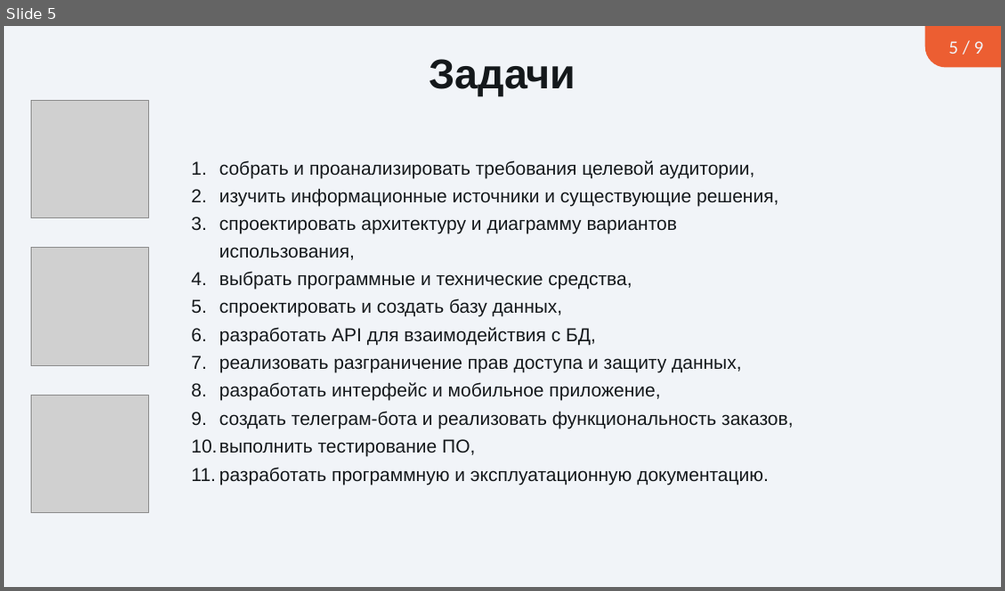
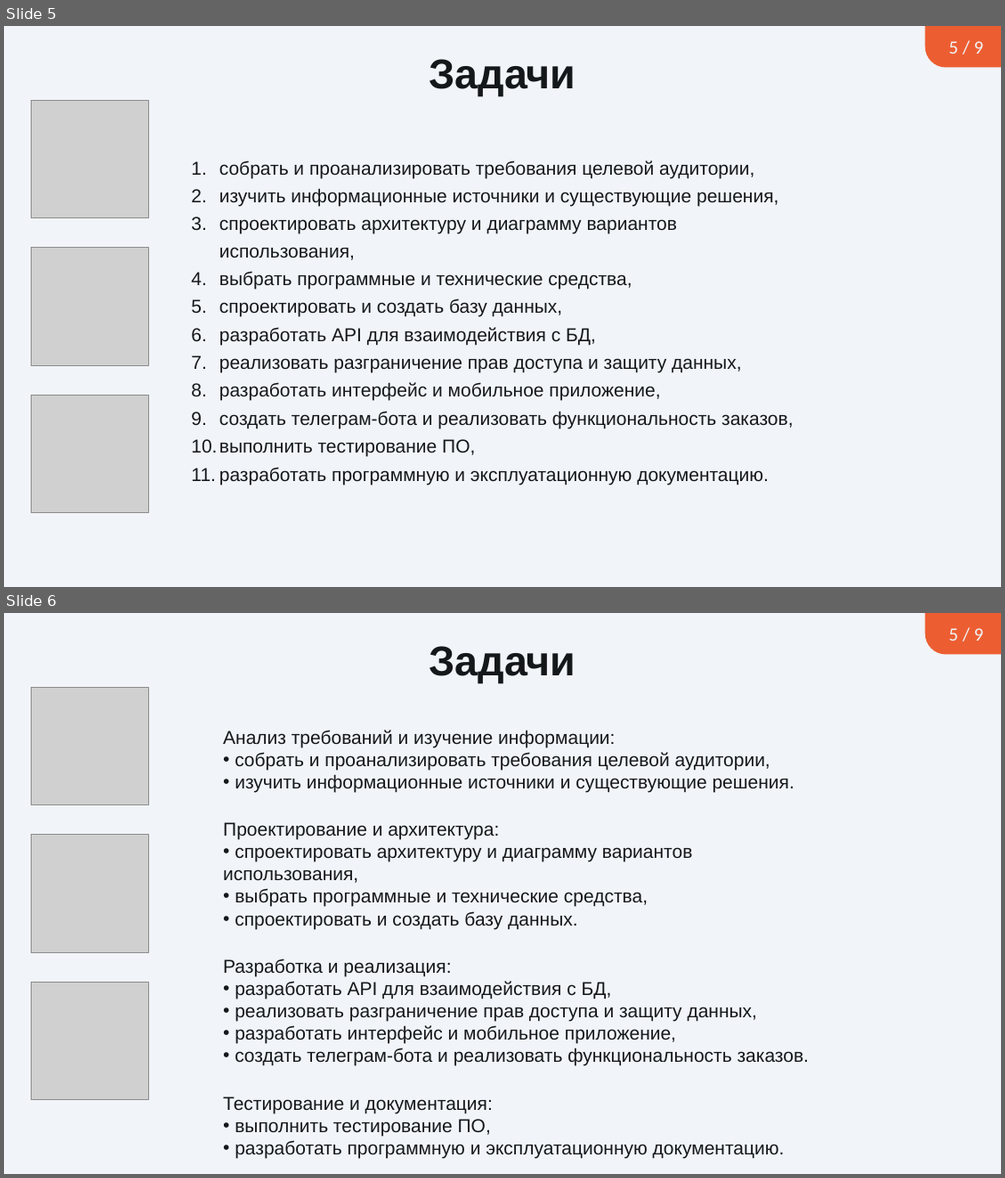
Before and after one commit to SullenPomorProject/CourseProject, a slide deck: КП Презентация Абрамов.pptx. Shown one above the other, each under a label of ours: slide 5 before the commit, slides 5 and 6 after it. The pictures are 1005x591 and 1005x1178 pixels, drawn with LibreOffice and Linux fonts; fonts in the diff are those of the drawing; grey boxes stand for pictures. Boxes give left, top, right and bottom in pixels: in the first picture for what was removed or moved away, otherwise in the second. Text is boxed around its words. In the diff, an @@ line names an element or a change of style, - is before the commit and + after.

```diff
--- a/КП Презентация Абрамов.pptx
+++ b/КП Презентация Абрамов.pptx
@@ slide 6 added at (4,613,1001,1174), background #F1F4F8 @@
@@ freeform shape added at (925,613,1001,654), fill #EC5E32, 18 pt, text #F1F4F8 @@
+5 / 9
@@ title added at (429,646,575,683), 40 pt, text #14181B, bold @@
+Задачи
@@ picture added at (31,688,148,805) @@
@@ text added at (223,730,794,793), 18 pt, text #14181B @@
+Анализ требований и изучение информации:
+• собрать и проанализировать требования целевой аудитории,
+• изучить информационные источники и существующие решения.
@@ text added at (223,822,692,929), 18 pt, text #14181B @@
+Проектирование и архитектура:
+• спроектировать архитектуру и диаграмму вариантов использования,
+• выбрать программные и технические средства,
+• спроектировать и создать базу данных.
@@ picture added at (31,835,148,952) @@
@@ text added at (223,958,809,1066), 18 pt, text #14181B @@
+Разработка и реализация:
+• разработать API для взаимодействия с БД,
+• реализовать разграничение прав доступа и защиту данных,
+• разработать интерфейс и мобильное приложение,
+• создать телеграм-бота и реализовать функциональность заказов.
@@ picture added at (31,981,148,1099) @@
@@ text added at (223,1096,785,1158), 18 pt, text #14181B @@
+Тестирование и документация:
+• выполнить тестирование ПО,
+• разработать программную и эксплуатационную документацию.
```
Also in this commit, not shown: 4 slides changed, 1 other slide added.
